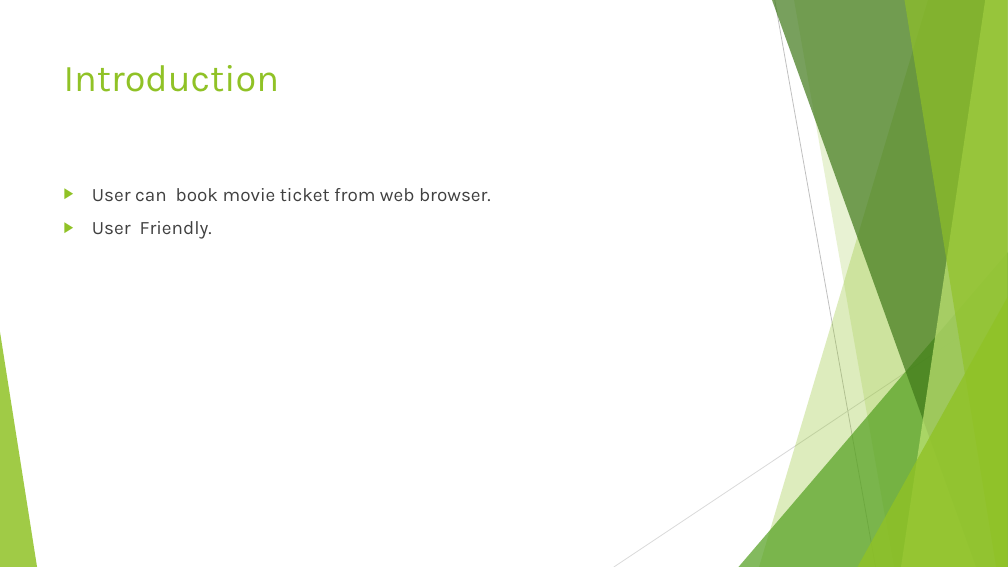
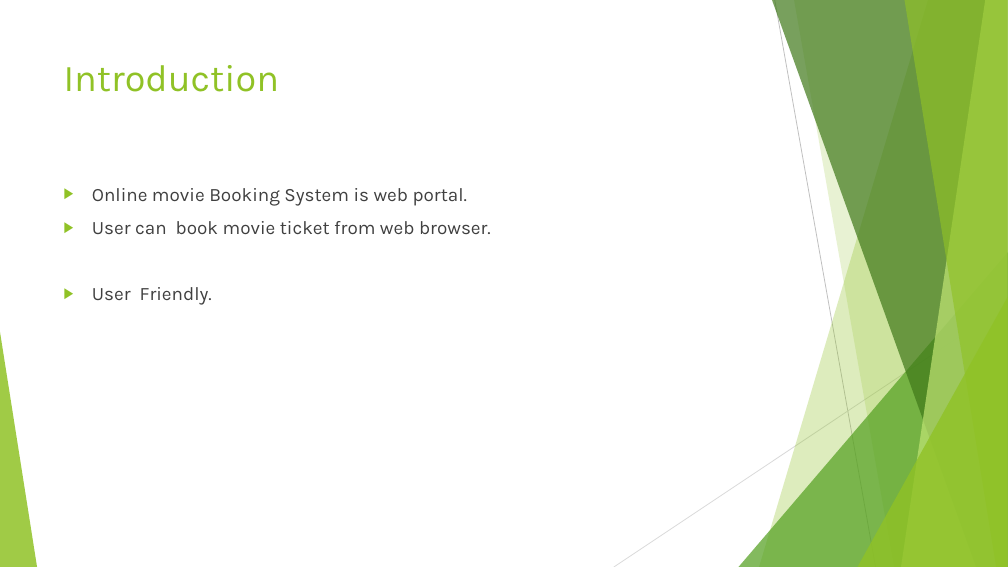
Before and after one commit to ashishpokhrel123/MoviesBookingSystem, a slide deck: slide 2 of Final Report/00172912_AshishPokhrel_CPSlides.pptx. Drawn at 1008x567 pixels with LibreOffice and Linux fonts; fonts in the diff are those of the drawing. Boxes give left, top, right and bottom in pixels: in the first picture for what was removed or moved away, otherwise in the second. Text is boxed around its words. In the diff, an @@ line names an element or a change of style, - is before the commit and + after.

```diff
--- a/Final Report/00172912_AshishPokhrel_CPSlides.pptx
+++ b/Final Report/00172912_AshishPokhrel_CPSlides.pptx
@@ text at (92,188,467,206): paragraph added @@
+▶ Online movie Booking System is web portal.
```
Also in this commit, not shown: 1 other slide changed, 1 slide added, 5 other files.
